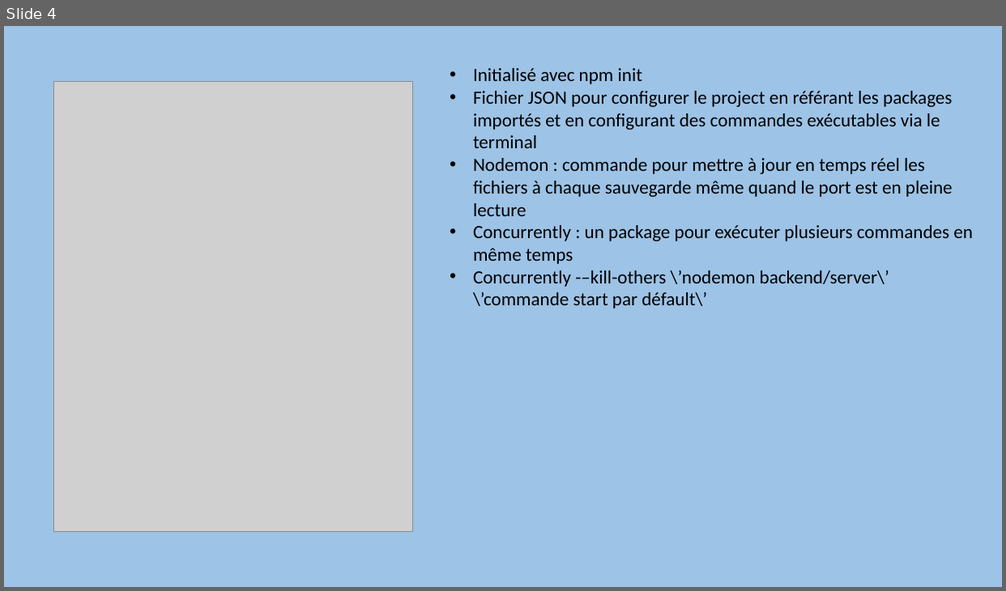
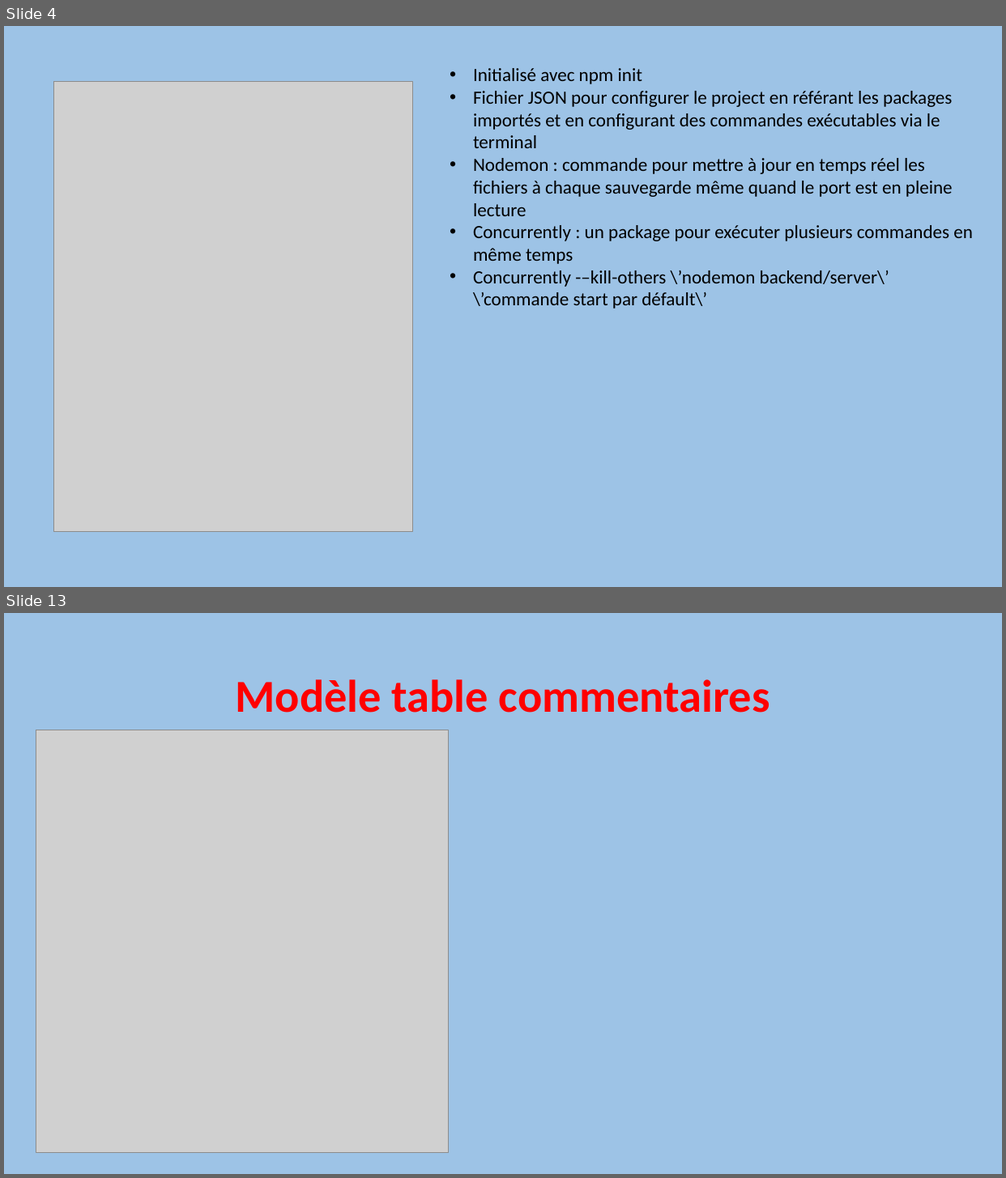
Before and after one commit to GloireDianzenza/ProjetFinal, a slide deck: documentation/Dossier Projet/Projet Slides.pptx. Shown one above the other, each under a label of ours: slide 4 before the commit, slides 4 and 13 after it; the slides between them are not shown. The pictures are 1006x591 and 1006x1178 pixels, drawn with LibreOffice and Linux fonts; fonts in the diff are those of the drawing; grey boxes stand for pictures. Boxes give left, top, right and bottom in pixels: in the first picture for what was removed or moved away, otherwise in the second. Text is boxed around its words. In the diff, an @@ line names an element or a change of style, - is before the commit and + after.

```diff
--- a/documentation/Dossier Projet/Projet Slides.pptx
+++ b/documentation/Dossier Projet/Projet Slides.pptx
@@ slide 13 added at <box>4,613,1002,1174</box>, background #9DC3E6 @@
@@ title added at <box>235,679,770,713</box>, 44 pt, text #FF0000, bold @@
+Modèle table commentaires
@@ picture added at <box>36,730,449,1152</box> @@
```
Also in this commit, not shown: 2 slides changed, 6 other slides added, 9 other files.
